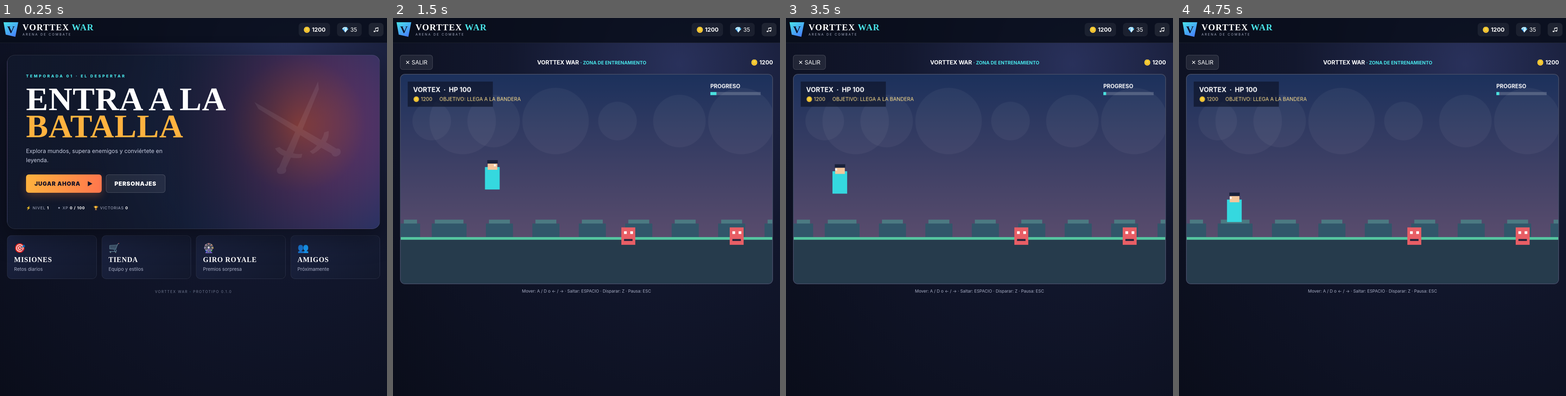
Above: before the commit, frames 1-4 (left to right).
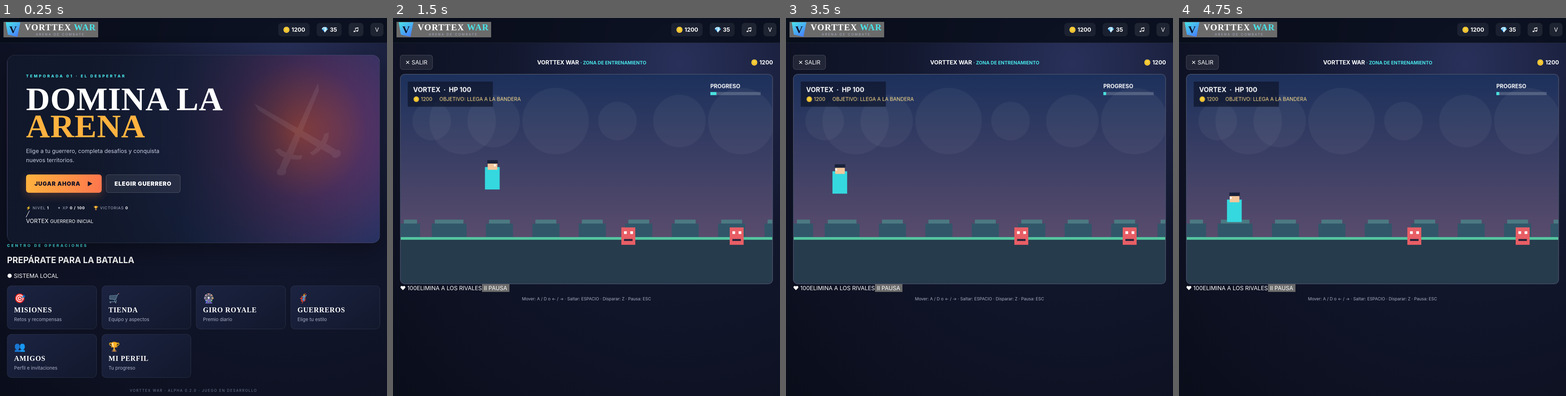
Above: after the commit, the same moments.

Repository: redcable454/VORTTEX-WAR
Game: browser game, page index.html
The game is run twice, just before and just after one commit, with the same random seed, the same clock (stepped at 60 frames per second) and the same inputs.
Inputs:
- Up to frame 1 (0.25 s): no input
- Up to frame 2 (1.5 s): click "JUGAR AHORA ▶" at 0.27 s; hold Right from 1.03 s (still down); tap Space at 1.1 s
- Up to frame 3 (3.5 s): release Right at 1.53 s; hold Left 1.58-2.15 s; tap Space every 0.5 s from 1.6 to 3.1 s; click "✕ SALIR" at 2.02 s; hold Up 2.2-2.5 s; tap Z at 2.52 s; hold Right 2.55-3.22 s; click "JUGAR AHORA ▶" at 3.27 s; hold Up from 3.27 s (still down)
- Up to frame 4 (4.75 s): release Up at 3.5 s; hold Left 3.55-3.98 s; tap Space at 3.6, 4.1, 4.6 s; hold Right 4.03-4.53 s; click "♫" at 4.52 s; hold Left from 4.58 s (still down)

The runs differ from the first frame. In frame 1, 11% of the frame differs, in the area x 0-99%, y 1-99%; in frame 2, 1.5%; in frame 3, 1.5%; in frame 4, 1.5%.

Commit message:
Redesign VORTTEX WAR lobby and game navigation

Diff:
--- a/index.html
+++ b/index.html
@@ -2,18 +2,25 @@
 <html lang="es">
 <head>
 <meta charset="utf-8"><meta name="viewport" content="width=device-width,initial-scale=1,maximum-scale=1,user-scalable=no">
-<meta name="theme-color" content="#101326"><meta name="description" content="VORTTEX WAR - aventura de acción cartoon 2D">
+<meta name="theme-color" content="#080d1d"><meta name="description" content="VORTTEX WAR - arena de acción cartoon 2D">
 <title>VORTTEX WAR</title><link rel="stylesheet" href="style.css">
 </head>
 <body>
 <div id="app">
-<header class="top"><div class="brand"><span class="mark">V</span><div><b>VORTTEX <i>WAR</i></b><small>ARENA DE COMBATE</small></div></div><div class="resources"><span>🪙 <b id="coins">1200</b></span><span>💎 35</span><button id="sound" aria-label="Sonido">♫</button></div></header>
+<header class="top"><button class="brand" id="homeBtn"><span class="mark">V</span><span><b>VORTTEX <i>WAR</i></b><small>ARENA DE COMBATE</small></span></button>
+<div class="resources"><span>🪙 <b id="coins">1200</b></span><span>💎 <b id="gems">35</b></span><button id="sound" aria-label="Activar o silenciar sonido">♫</button><button id="profileBtn" class="avatar">V</button></div></header>
 <main id="home" class="screen">
-<section class="hero"><div class="eyebrow">TEMPORADA 01 · EL DESPERTAR</div><h1>ENTRA A LA<br><em>BATALLA</em></h1><p>Explora mundos, supera enemigos y conviértete en leyenda.</p><div class="hero-actions"><button class="primary" id="play">JUGAR AHORA <span>▶</span></button><button class="ghost" id="openCharacters">PERSONAJES</button></div><div class="stats"><span>⚡ NIVEL <b>1</b></span><span>✦ XP <b>0 / 100</b></span><span>🏆 VICTORIAS <b>0</b></span></div></section>
-<section class="tiles"><button class="tile" data-panel="missions"><span>🎯</span><b>MISIONES</b><small>Retos diarios</small></button><button class="tile" data-panel="store"><span>🛒</span><b>TIENDA</b><small>Equipo y estilos</small></button><button class="tile" data-panel="roulette"><span>🎡</span><b>GIRO ROYALE</b><small>Premios sorpresa</small></button><button class="tile" data-panel="friends"><span>👥</span><b>AMIGOS</b><small>Próximamente</small></button></section>
-<footer>VORTTEX WAR <span>·</span> PROTOTIPO 0.1.0</footer>
+<section class="hero"><div class="hero-copy"><div class="eyebrow">TEMPORADA 01 · EL DESPERTAR</div><h1>DOMINA LA<br><em>ARENA</em></h1><p>Elige a tu guerrero, completa desafíos y conquista nuevos territorios.</p><div class="hero-actions"><button class="primary" id="play">JUGAR AHORA <span>▶</span></button><button class="ghost" id="openCharacters">ELEGIR GUERRERO</button></div><div class="stats"><span>⚡ NIVEL <b id="level">1</b></span><span>✦ XP <b id="xp">0 / 100</b></span><span>🏆 VICTORIAS <b id="wins">0</b></span></div></div><div class="hero-art"><div class="orb"></div><div class="fighter"><div class="fighter-head"></div><div class="fighter-body"></div><div class="fighter-arm"></div><div class="fighter-blade">╱</div></div><div class="art-label">VORTEX <small>GUERRERO INICIAL</small></div></div></section>
+<section class="section-head"><div><div class="eyebrow">CENTRO DE OPERACIONES</div><h2>PREPÁRATE PARA LA BATALLA</h2></div><span class="online-dot">● SISTEMA LOCAL</span></section>
+<section class="tiles">
+<button class="tile tile-feature" data-panel="missions"><span>🎯</span><b>MISIONES</b><small>Retos y recompensas</small></button>
+<button class="tile" data-panel="store"><span>🛒</span><b>TIENDA</b><small>Equipo y aspectos</small></button>
+<button class="tile" data-panel="roulette"><span>🎡</span><b>GIRO ROYALE</b><small>Premio diario</small></button>
+<button class="tile" data-panel="characters"><span>🦸</span><b>GUERREROS</b><small>Elige tu estilo</small></button>
+<button class="tile" data-panel="friends"><span>👥</span><b>AMIGOS</b><small>Perfil e invitaciones</small></button>
+<button class="tile" data-panel="profile"><span>🏆</span><b>MI PERFIL</b><small>Tu progreso</small></button>
+</section><footer>VORTTEX WAR <span>·</span> ALPHA 0.2.0 <span>·</span> JUEGO EN DESARROLLO</footer>
 </main>
-<section id="game" class="screen hidden"><div class="gamebar …(98 unchanged characters)… >🪙 <b id="gameCoins">0</b></span></div><canvas id="world" width="960" height="540" aria-label="Juego Vorttex War"></canvas><div class="mobile-controls"><div><butt …(275 unchanged characters)…
-<section id="panel" class="screen hidden"><button class="backlink" id="panelBack">← VOLVER</button><div class="panelcard"><div class="eyebrow">VORTTEX WAR</div><h2 id="panelTitle">MISIONES</h2><div id="panelContent"></div></div></section>
-</div><script src="game.js"></script>
-</body></html>
+<section id="game" class="screen hidden"><div class="gamebar …(98 unchanged characters)… >🪙 <b id="gameCoins">0</b></span></div><div class="game-wrap"><canvas id="world" width="960" height="540" aria-label="Juego Vorttex War"></canvas><div class="game-hud"><span id="health">♥ 100</span><span id="objective">ELIMINA A LOS RIVALES</span><button id="pause">Ⅱ PAUSA</button></div></div><div class="mobile-controls"><div><butt …(275 unchanged characters)…
+<section id="panel" class="screen hidden"><button class="backlink" id="panelBack">← VOLVER AL LOBBY</button><div class="panelcard"><div class="eyebrow">VORTTEX WAR · OPERACIONES</div><h2 id="panelTitle">MISIONES</h2><div id="panelContent"></div></div></section>
+</div><script src="game.js"></script></body></html>
